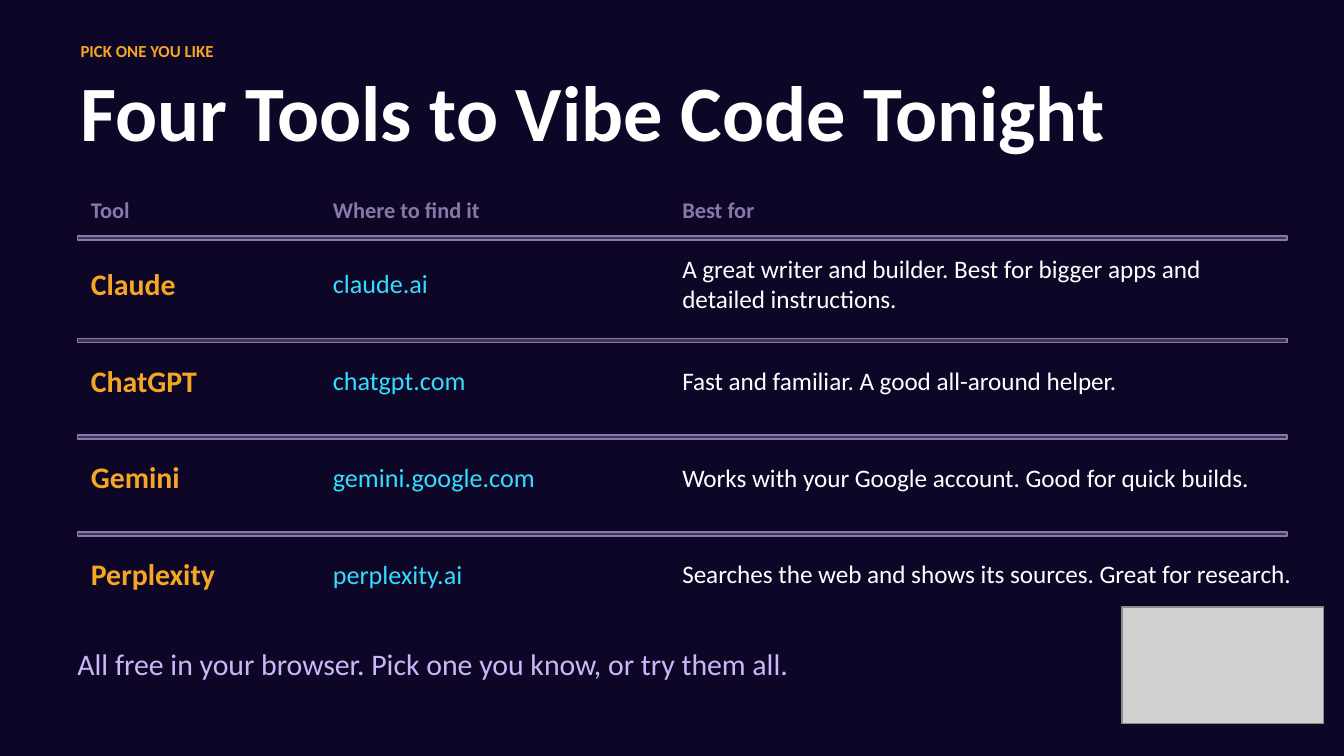
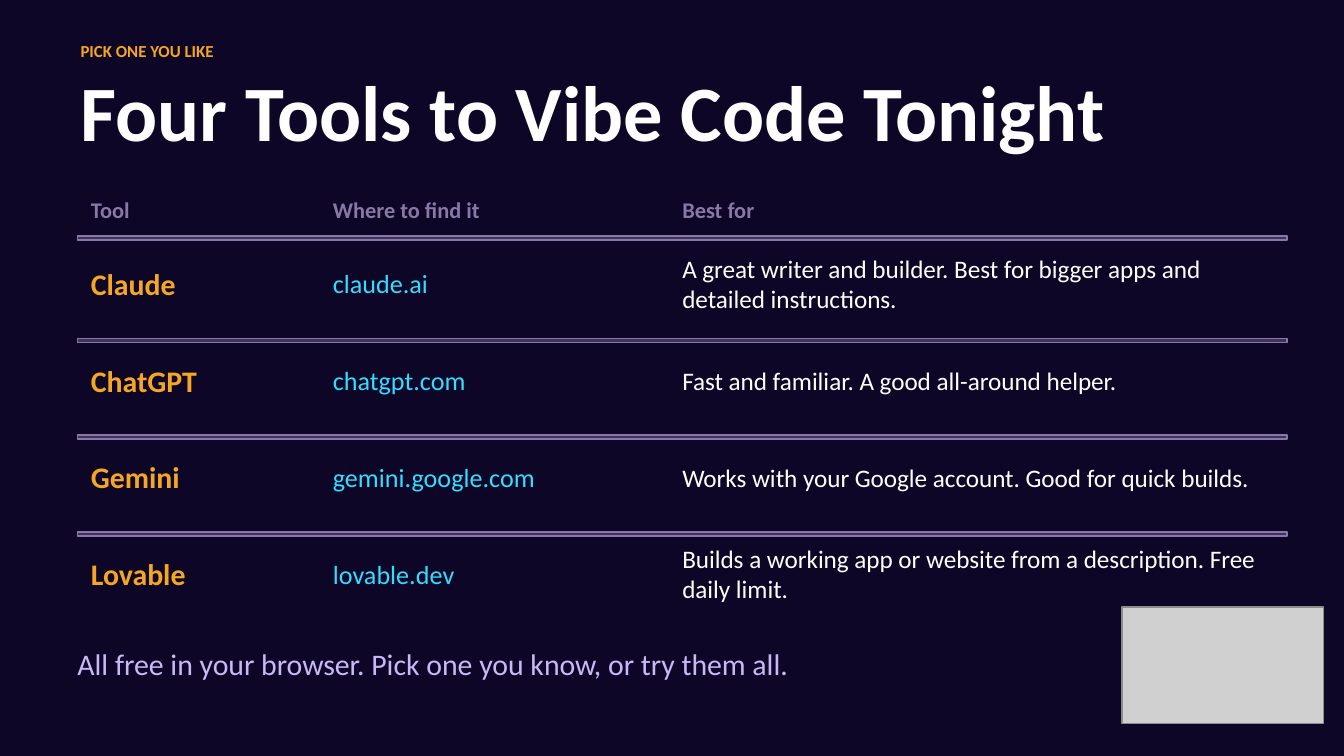
Before and after one commit to MMichelson1/ai, a slide deck: slide 18 of workshop-builder/vibe-night/template.pptx. Drawn at 1344x756 pixels with LibreOffice and Linux fonts; fonts in the diff are those of the drawing; grey boxes stand for pictures. Boxes give left, top, right and bottom in pixels: in the first picture for what was removed or moved away, otherwise in the second. Text is boxed around its words. In the diff, an @@ line names an element or a change of style, - is before the commit and + after.

```diff
--- a/workshop-builder/vibe-night/template.pptx
+++ b/workshop-builder/vibe-night/template.pptx
@@ text at [91, 564, 186, 586]: text changed @@
-Perplexity
+Lovable
@@ text at [333, 566, 454, 584]: text changed @@
-perplexity.ai
+lovable.dev
@@ text at [682, 550, 1255, 602]: text changed @@
-Searches the web and shows its sources. Great for research.
+Builds a working app or website from a description. Free daily limit.
```
Also in this commit, not shown: 3 other slides changed, 7 other files.
